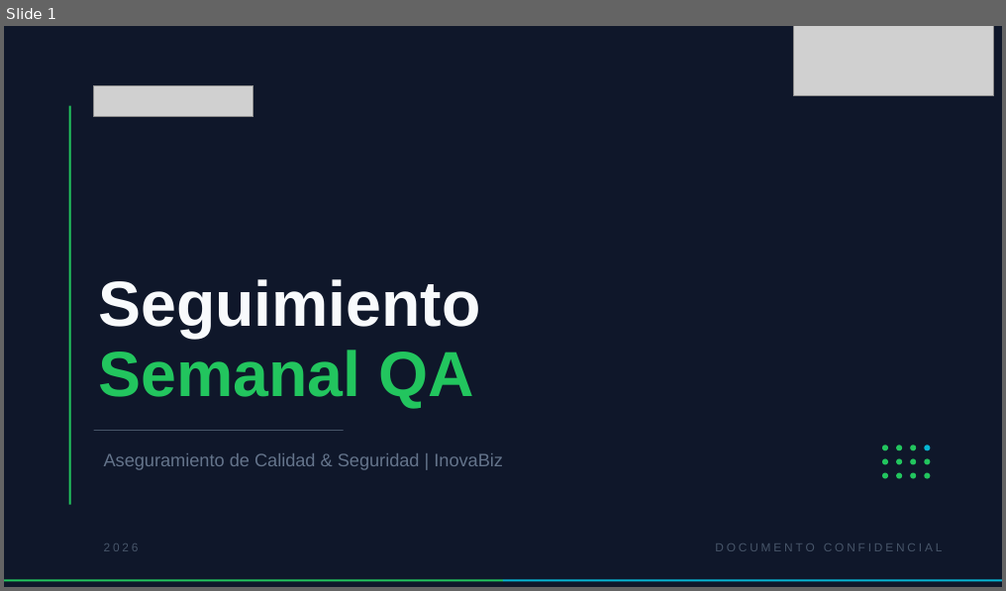
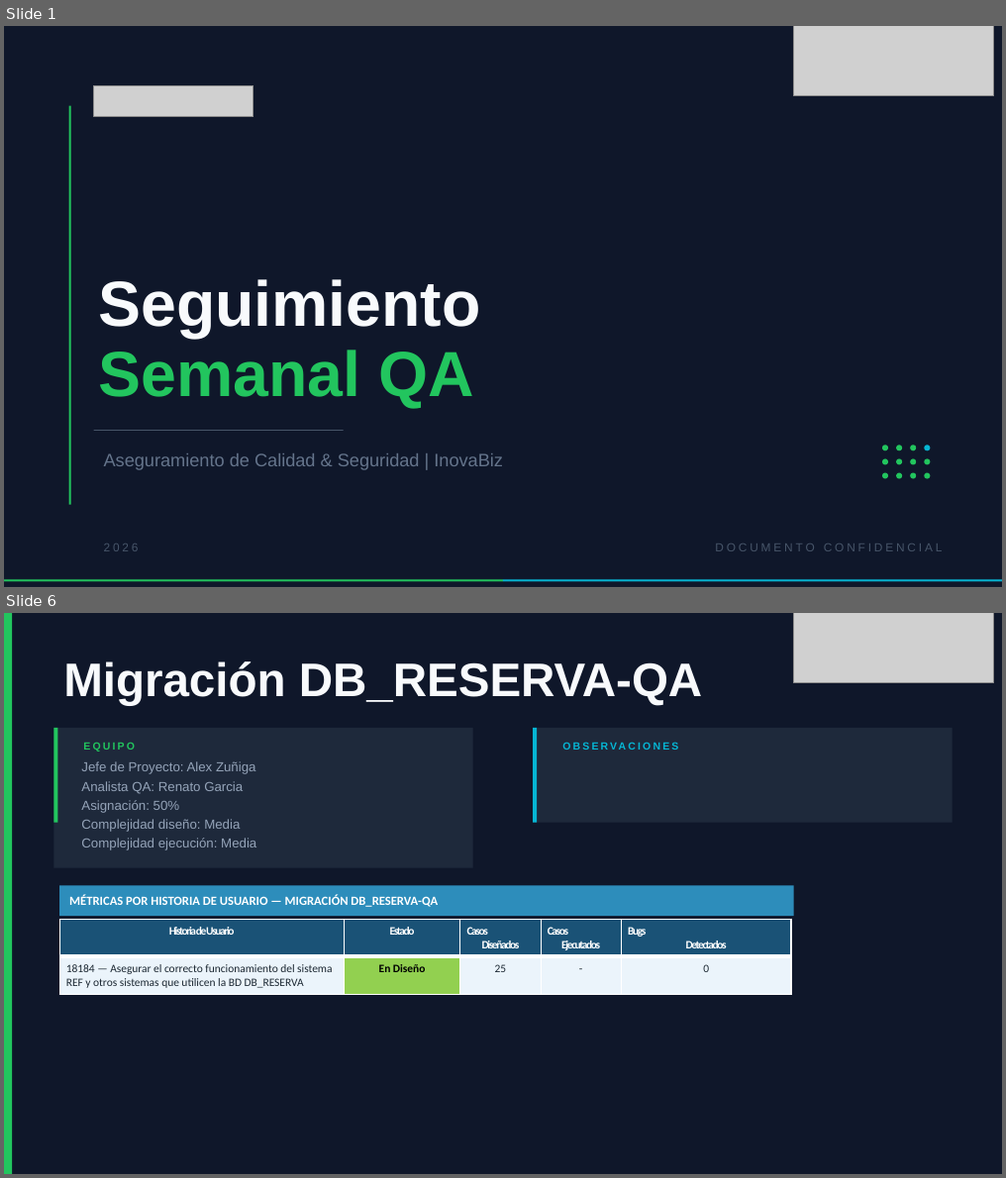
Before and after one commit to caradeux/qa_metrics, a slide deck: apps/api/assets/weekly-template.pptx. Shown one above the other, each under a label of ours: slide 1 before the commit, slides 1 and 6 after it; the slides between them are not shown. The pictures are 1006x591 and 1006x1178 pixels, drawn with LibreOffice and Linux fonts; fonts in the diff are those of the drawing; grey boxes stand for pictures. Boxes give left, top, right and bottom in pixels: in the first picture for what was removed or moved away, otherwise in the second. Text is boxed around its words. In the diff, an @@ line names an element or a change of style, - is before the commit and + after.

```diff
--- a/apps/api/assets/weekly-template.pptx
+++ b/apps/api/assets/weekly-template.pptx
@@ slide 6 added at [4, 613, 1002, 1174], background #0F172A @@
@@ rectangle added at [4, 613, 12, 1173], fill #22C55E @@
@@ picture added at [793, 613, 993, 683] @@
@@ text added at [63, 662, 703, 705], 34 pt, text #F8FAFC, bold @@
+Migración DB_RESERVA-QA
@@ rectangle added at [54, 728, 473, 868], fill #1E293B @@
@@ rectangle added at [54, 728, 57, 823], fill #22C55E @@
@@ rectangle added at [533, 728, 952, 823], fill #1E293B @@
@@ rectangle added at [533, 728, 537, 823], fill #06B6D4 @@
@@ text added at [83, 742, 135, 752], 7.5 pt, text #22C55E, bold @@
+EQUIPO
@@ text added at [552, 736, 932, 756], 7.5 pt, text #06B6D4, bold @@
+OBSERVACIONES
@@ text added at [81, 761, 256, 851], 9.5 pt, text #94A3B8 @@
+Jefe de Proyecto: Alex Zuñiga
+Analista QA: Renato Garcia
+Asignación: 50%
+Complejidad diseño: Media
+Complejidad ejecución: Media
@@ rectangle added at [59, 885, 794, 916], fill #2D8DBB, 9 pt, text #FFFFFF, bold @@
+MÉTRICAS POR HISTORIA DE USUARIO — MIGRACIÓN DB_RESERVA-QA
@@ table added at [59, 919, 791, 994], 2 rows, 5 columns @@
+Historia de Usuario | Estado | Casos Diseñados | Casos Ejecutados | Bugs Detectados
+18184 — Asegurar el correcto funcionamiento del sistema REF y otros sistemas que utilicen la BD DB_RESERVA | En Diseño | 25 | - | 0
```
Also in this commit, not shown: 6 slides changed, 8 other slides added, 1 slide removed, 12 other files.
